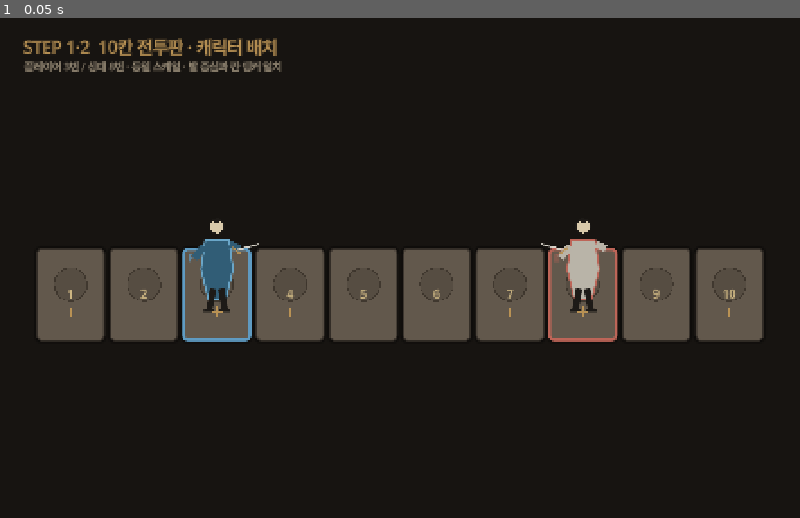
Above: before the commit, frame 1.
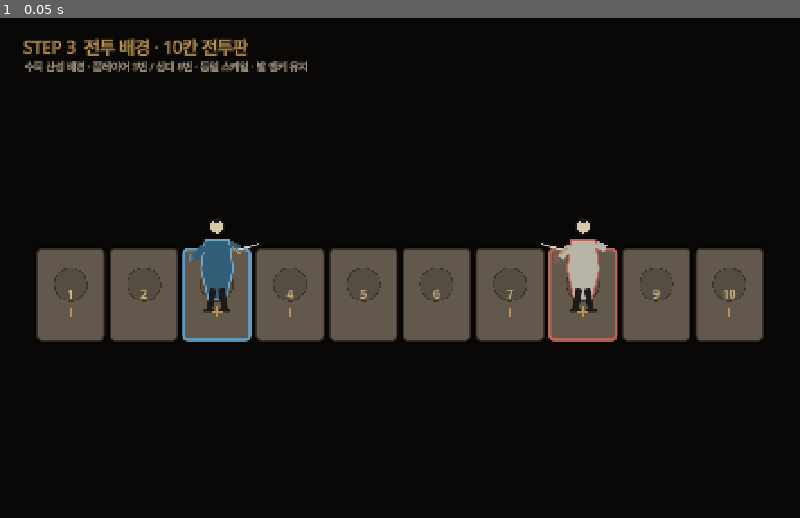
Above: after the commit, the same moment.

Repository: alsdmlals4-eng/Ten-Paces-Hidden-Moves
Game: Godot game, scene res://scenes/combat/combat_board_preview.tscn
Same seed, same stepped clock (60 frames per second), same inputs: the game is played once before the commit and once after it.
Inputs:
- Up to frame 1 (0.05 s): no input

The runs differ from the first frame. In frame 1, 1.2% of the frame differs, in the area x 2-39%, y 4-11%.

Commit message:
feat: render STEP 3 background behind combat board

Diff:
--- a/src/combat/combat_board_preview.gd
+++ b/src/combat/combat_board_preview.gd
@@ -2,16 +2,18 @@
 extends Control
 
 const CONTRACT_PATH := "res://data/combat/combat_board_poc.json"
+const BACKGROUND_SCENE := preload("res://scenes/combat/battle_background.tscn")
 const TILE_SCENE := preload("res://scenes/combat/combat_board_tile.tscn")
 const CHARACTER_SCENE := preload("res://scenes/combat/combat_character_placeholder.tscn")
 
 const CANVAS_COLOR := Color("171411")
 const GUIDE_COLOR := Color("b99254")
 const TEXT_COLOR := Color("dfcfac")
-const MUTED_TEXT_COLOR := Color("9f927d")
+const MUTED_TEXT_COLOR := Color("b4a68e")
 
 var contract: Dictionary = {}
 var tiles: Array[CombatBoardTile] = []
+var battle_background: BattleBackground
 var player_character: CombatCharacterPlaceholder
 var enemy_character: CombatCharacterPlaceholder
 
@@ -48,34 +50,44 @@
     return parsed
 
 func _build_structure() -> void:
+    battle_background = BACKGROUND_SCENE.instantiate() as BattleBackground
+    battle_background.name = "BattleBackground"
+    add_child(battle_background)
+
     var canvas := ColorRect.new()
-    canvas.name = "NeutralCanvas"
-    canvas.color = CANVAS_COLOR
+    canvas.name = "BackgroundReadabilityTint"
+    canvas.color = Color(CANVAS_COLOR, 0.20)
     canvas.mouse_filter = Control.MOUSE_FILTER_IGNORE
     canvas.set_anchors_and_offsets_preset(Control.PRESET_FULL_RECT)
     add_child(canvas)
 
     _title = Label.new()
     _title.name = "StepTitle"
-    _title.text = "STEP 1·2  10칸 전투판 · 캐릭터 배치"
+    _title.text = "STEP 3  전투 배경 · 10칸 전투판"
     _title.add_theme_font_size_override("font_size", 30)
     _title.add_theme_color_override("font_color", GUIDE_COLOR)
+    _title.add_theme_color_override("font_shadow_color", Color(0.05, 0.04, 0.03, 0.85))
+    _title.add_theme_constant_override("shadow_offset_x", 2)
+    _title.add_theme_constant_override("shadow_offset_y", 2)
     _title.position = Vector2(42.0, 30.0)
     _title.mouse_filter = Control.MOUSE_FILTER_IGNORE
     add_child(_title)
 
     _subtitle = Label.new()
     _subtitle.name = "StepSubtitle"
-    _subtitle.text = "플레이어 3번 / 상대 8번 · 동일 스케일 · 발 중심과 칸 앵커 일치"
+    _subtitle.text = "수묵 산성 배경 · 플레이어 3번 / 상대 8번 · 동일 스케일 · 발 앵커 유지"
     _subtitle.add_theme_font_size_override("font_size", 18)
     _subtitle.add_theme_color_override("font_color", MUTED_TEXT_COLOR)
+    _subtitle.add_theme_color_override("font_shadow_color", Color(0.05, 0.04, 0.03, 0.90))
+    _subtitle.add_theme_constant_override("shadow_offset_x", 1)
+    _subtitle.add_theme_constant_override("shadow_offset_y", 1)
     _subtitle.position = Vector2(44.0, 74.0)
     _subtitle.mouse_filter = Control.MOUSE_FILTER_IGNORE
     add_child(_subtitle)
 
     _anchor_line = ColorRect.new()
     _anchor_line.name = "FootAnchorGuide"
-    _anchor_line.color = Color(GUIDE_COLOR, 0.60)
+    _anchor_line.color = Color(GUIDE_COLOR, 0.48)
     _anchor_line.mouse_filter = Control.MOUSE_FILTER_IGNORE
     add_child(_anchor_line)
 
@@ -108,6 +120,9 @@
     enemy_character.name = "EnemyCharacter"
     _character_layer.add_child(enemy_character)
 
+    set_meta("step", 3)
+    set_meta("background_component", "BattleBackground")
+    set_meta("background_asset", "res://assets/backgrounds/step3_mountain_fortress.svg")
     set_meta("tile_count", tile_count)
     set_meta("player_start_tile", int(contract.get("player_start_tile", 3)))
     set_meta("enemy_start_tile", int(contract.get("enemy_start_tile", 8)))
@@ -185,6 +200,8 @@
 func get_layout_snapshot() -> Dictionary:
     return {
         "layout_ready": _layout_ready,
+        "background_ready": is_instance_valid(battle_background) and battle_background.texture != null,
+        "background_path": "res://assets/backgrounds/step3_mountain_fortress.svg",
         "tile_count": tiles.size(),
         "player_tile": int(contract.get("player_start_tile", 3)),
         "enemy_tile": int(contract.get("enemy_start_tile", 8)),
